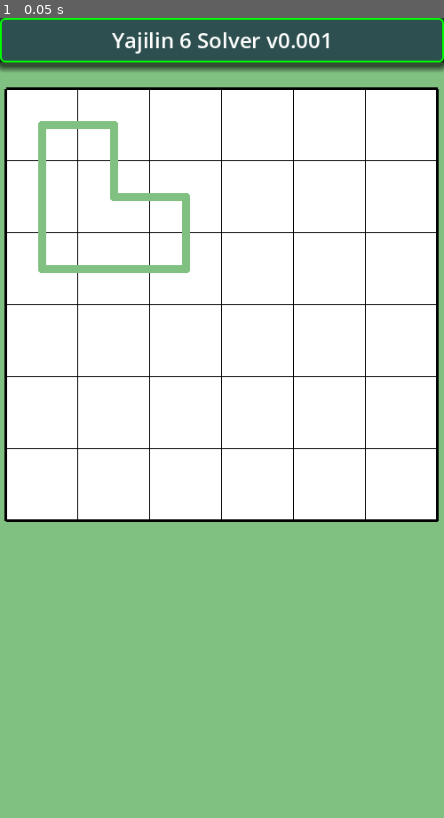
Above: before the commit, frame 1.
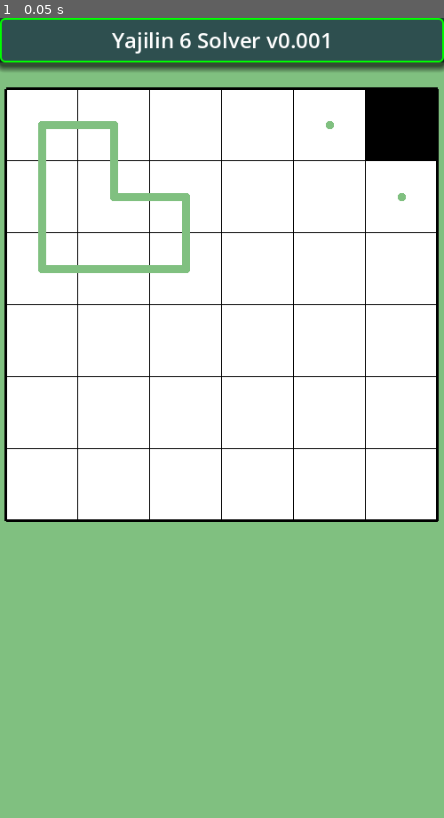
Above: after the commit, the same moment.

Repository: vivisuke/Yajilin6Solver
Game: Godot game, scene res://main.tscn
Two runs of this game, one before a commit and one after it. Both use one fixed random seed, a clock stepped at 60 frames per second and the inputs below.
Inputs:
- Up to frame 1 (0.05 s): no input

The runs differ from the first frame. In frame 1, 1.4% of the frame differs, in the area x 73-99%, y 9-23%.

Commit message:
0008 ◎ C 02/15 02/15 0.001│ToDo│LineLayer：黒セル表示可能に

Diff:
--- a/Yajilin6Solver/classes/Board6x6.gd
+++ b/Yajilin6Solver/classes/Board6x6.gd
@@ -15,6 +15,7 @@
 const LINE_RIGHT = 2
 const LINE_DOWN = 4
 const LINE_LEFT = 8
+const DOT = 16
 
 var ary_board = []
 
@@ -32,6 +33,9 @@
 	ary_board[xyToIX(0, 2)] = LINE_UP | LINE_RIGHT
 	ary_board[xyToIX(1, 2)] = LINE_LEFT | LINE_RIGHT
 	ary_board[xyToIX(2, 2)] = LINE_LEFT | LINE_UP
+	ary_board[xyToIX(4, 0)] = DOT
+	ary_board[xyToIX(5, 0)] = BLACK
+	ary_board[xyToIX(5, 1)] = DOT
 
 # Called when the node enters the scene tree for the first time.
 func _ready():
--- a/Yajilin6Solver/scripts/LineLayer.gd
+++ b/Yajilin6Solver/scripts/LineLayer.gd
@@ -33,7 +33,11 @@
 		for y in range(N_VERT):
 			for x in range(N_HORZ):
 				var ix = xyToIX(x, y)
-				if ary_board[ix] > 0:
+				if ary_board[ix] == BLACK:
+					var px = CELL_WIDTH * x		# セル左位置
+					var py = CELL_WIDTH * y		# セル上位置
+					draw_rect(Rect2(px, py, CELL_WIDTH, CELL_WIDTH), Color.BLACK)
+				elif ary_board[ix] > 0:
 					var px = CELL_WIDTH * (x + 0.5)		# セル中央位置
 					var py = CELL_WIDTH * (y + 0.5)		# セル中央位置
 					draw_circle(Vector2(px, py), LN_WD/2, LN_COL)
Not shown, changed: Yajilin6Solver.spr
